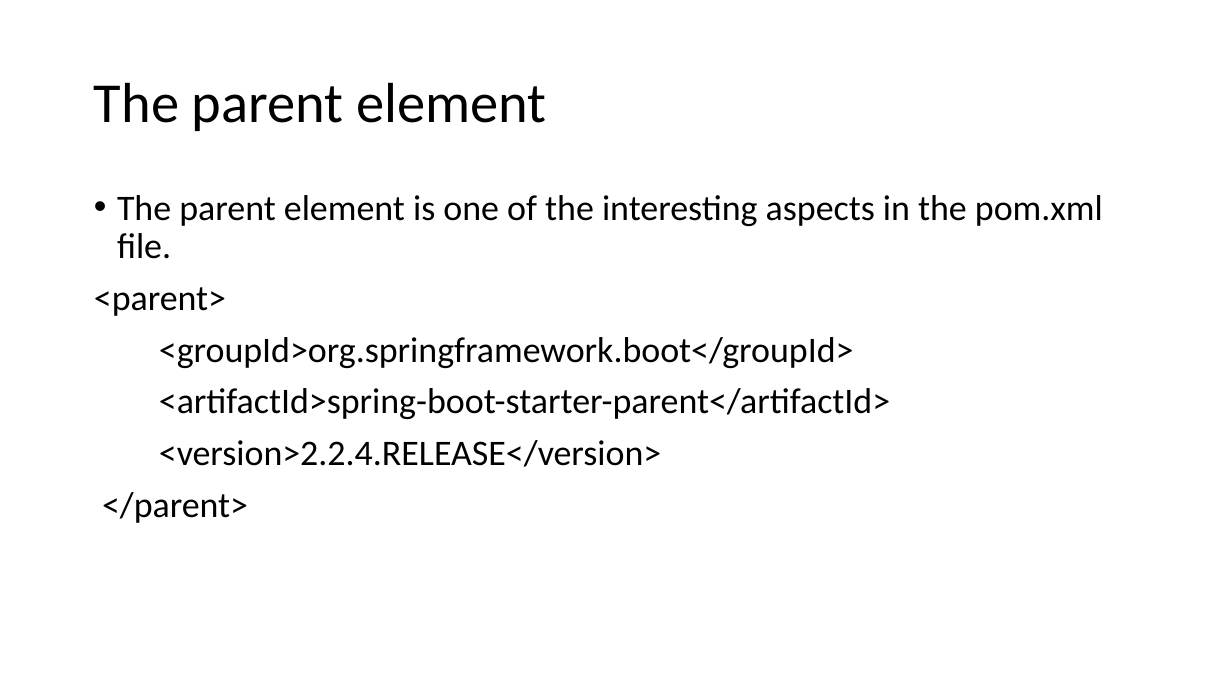
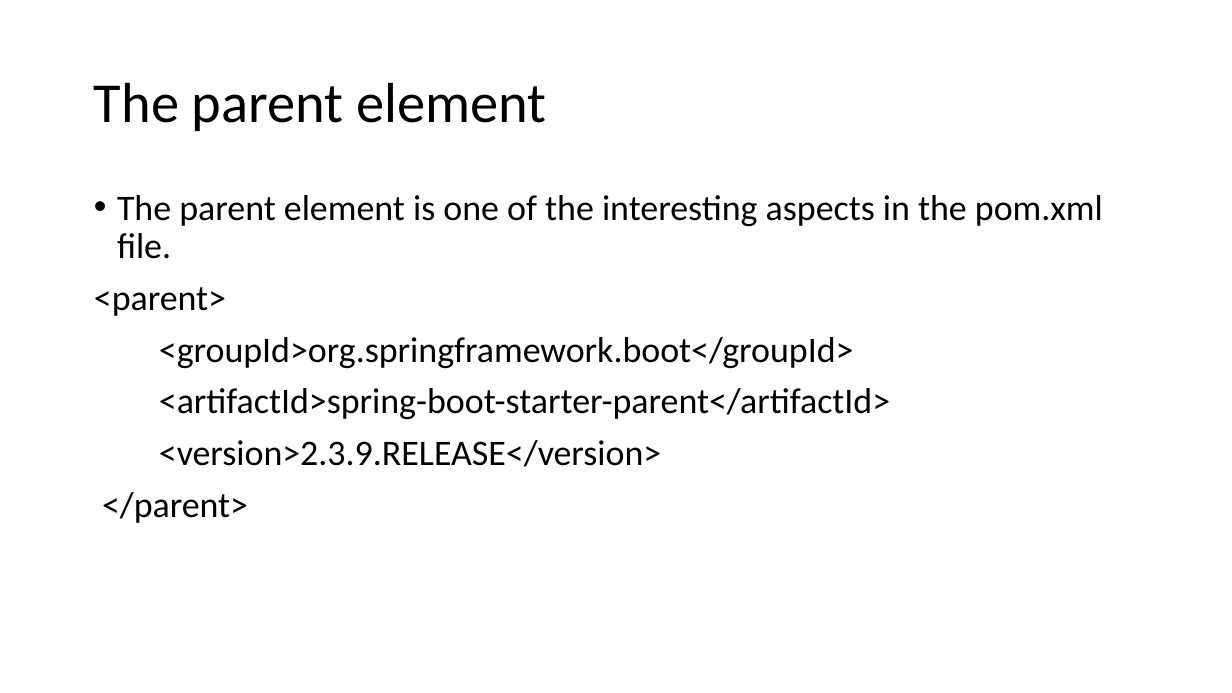
Before and after one commit to praveencloudlab/jan-adm-boot-b1, a slide deck: slide 9 of docs/Spring Boot PPT.pptx. Drawn at 1232x693 pixels with LibreOffice and Linux fonts; fonts in the diff are those of the drawing. Boxes give left, top, right and bottom in pixels: in the first picture for what was removed or moved away, otherwise in the second. Text is boxed around its words. In the diff, an @@ line names an element or a change of style, - is before the commit and + after.

```diff
--- a/docs/Spring Boot PPT.pptx
+++ b/docs/Spring Boot PPT.pptx
@@ text at bbox=[159, 440, 661, 467]: text changed @@
-<version>2.2.4.RELEASE</version>
+<version>2.3.9.RELEASE</version>
```
Also in this commit, not shown: 5 other slides changed, 5 other files.
